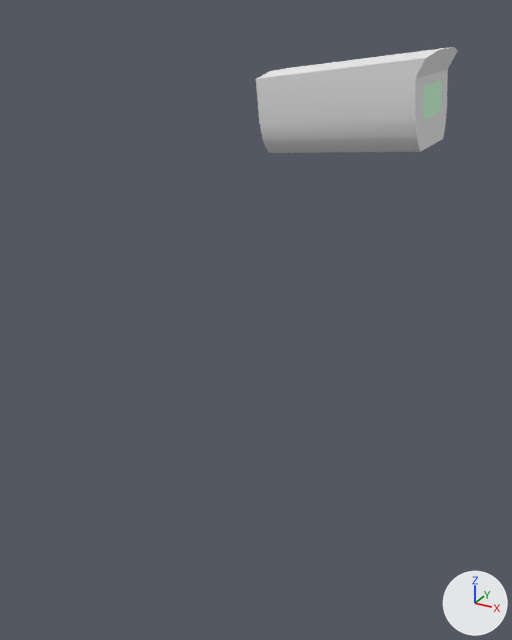
An edit to the Blender file dev/blender/instruments/mag-compass-float.blend, drawn before and after from the same camera.
Rendered twice from a camera (50 mm lens) standing at (-0.215, -0.346, 0.303) and looking at (-0.336, -0.124, 0.192). Arrows for +X, +Y and +Z are at lower right; the lights stay in place.

The first picture shows 'Casing', 'Deviation'.
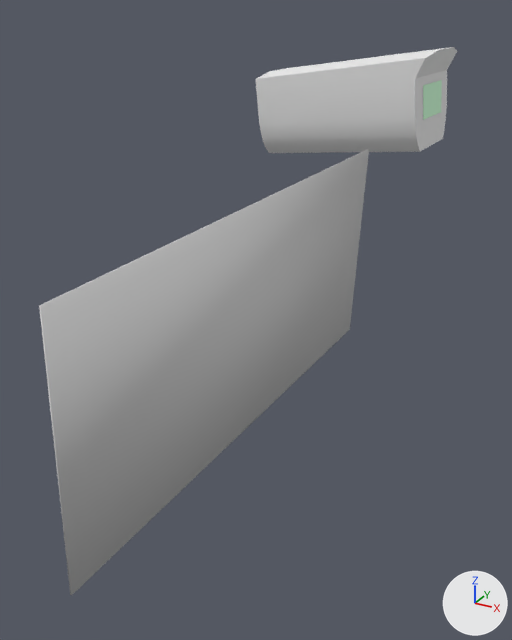
Where the newer file only moved an object's origin or applied its transform, the numbers keep the older frame.

Location of each change, [x1, y1, x2, y2] in pixels of the pictures (512 x 640 px):
```json
{"object": "Deviation-Card", "change": "added", "after": [39, 149, 369, 595]}
```

Edits to the scene script, one JSON object a line:
```json
{"op": "add", "block": "mat_correction_card", "code": ["mat_correction_card = diffuse_material('correction-card')", "mat_correction_card.base_color = (0.64, 0.64, 0.64)  # light grey #d1d1d1"]}
{"op": "add", "block": "me_controllock_009", "code": ["me_controllock_009 = bpy.data.meshes.new('ControlLock.009')", "me_controllock_009.from_pydata([(-0.314, 0.251, 0.071), (-0.318, 0.247, 0.25), (-0.314, 0.251, 0.071), (-0.317, 0.247, 0.25), (-0.319, 0.17, 0.069), (-0.322, 0.166, 0.248), (-0.318, 0.17, 0.069), (-0.322, 0.166, 0.248)], [], [(0, 1, 3, 2), (2, 3, 7, 6), (6, 7, 5, 4), (4, 5, 1, 0), (2, 6, 4, 0), (7, 3, 1, 5)])", "me_controllock_009.polygons.foreach_set('use_smooth', [True] * 6)", "me_controllock_009.materials.append(mat_correction_card)  # its picture is missing"]}
{"op": "add", "block": "ob_deviation_card", "code": ["ob_deviation_card = bpy.data.objects.new('Deviation-Card', me_controllock_009)", "ob_deviation_card.location = (0.0, 0.0, 0.0)", "ob_deviation_card.rotation_euler = (1.571, 0.0, 0.0)  # degrees (90, 0, 0)", "ob_deviation_card.show_transparent = True"]}
```
